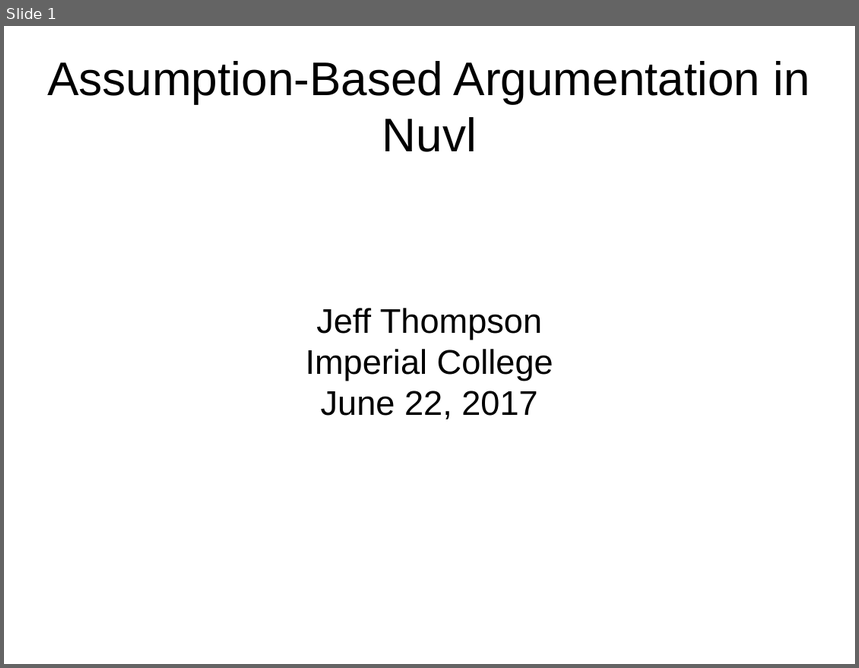
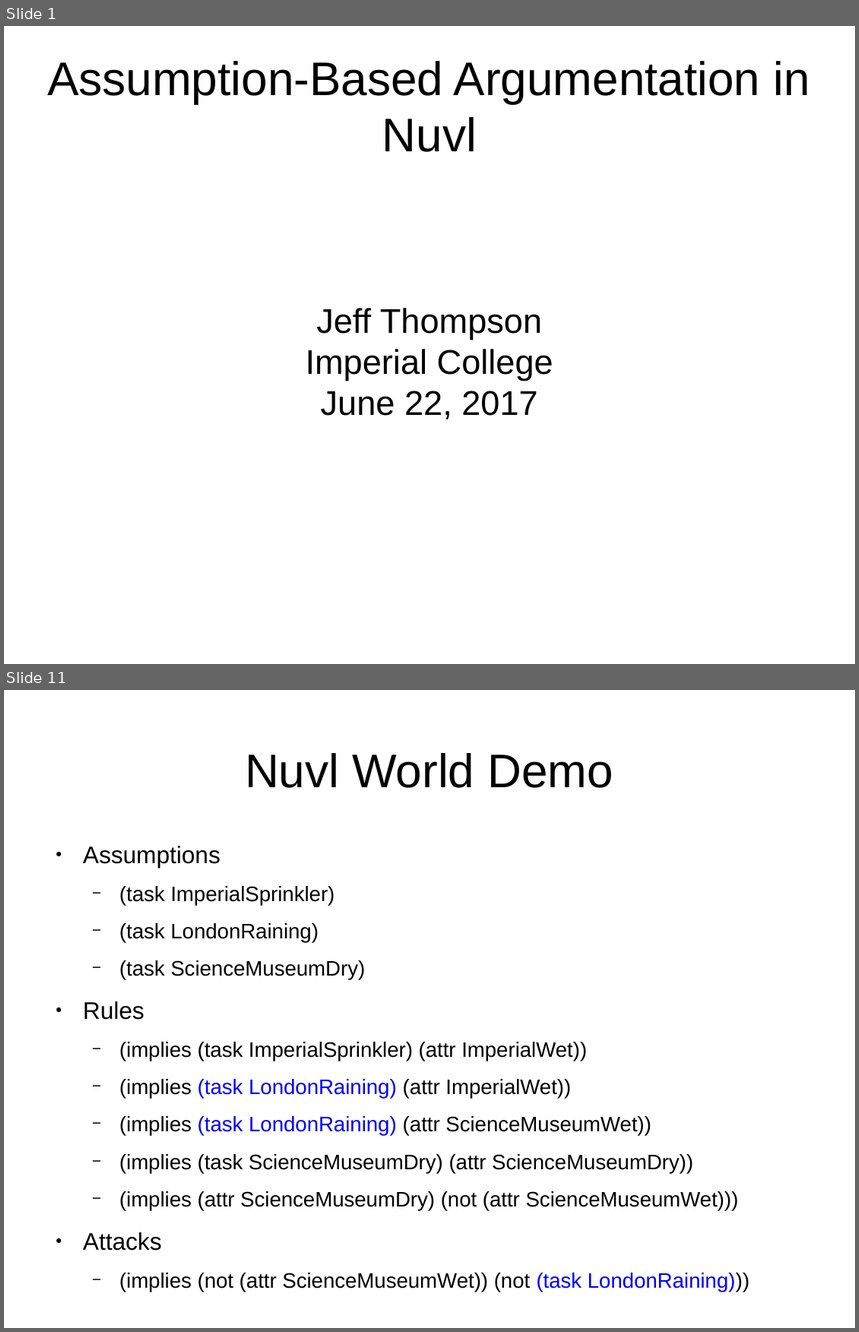
Before and after one commit to jefft0/nuvlworld, a slide deck: doc/Argumentation in Nuvl.odp. Shown one above the other, each under a label of ours: slide 1 before the commit, slides 1 and 11 after it; the slides between them are not shown. The pictures are 859x668 and 859x1332 pixels, drawn with LibreOffice and Linux fonts; fonts in the diff are those of the drawing. Boxes give left, top, right and bottom in pixels: in the first picture for what was removed or moved away, otherwise in the second. Text is boxed around its words. In the diff, an @@ line names an element or a change of style, - is before the commit and + after.

Commit message:
doc: First draft of Argumentation in Nuvl presentation.

```diff
--- a/doc/Argumentation in Nuvl.odp
+++ b/doc/Argumentation in Nuvl.odp
@@ slide 11 added at box(4, 690, 855, 1328), background #FFFFFF @@
@@ title added at box(245, 753, 614, 788), 44 pt, text #000000 @@
+Nuvl World Demo
@@ text added at box(83, 846, 750, 1292), 19.6 pt, text #000000 @@
+● Assumptions
+  − (task ImperialSprinkler)
+  − (task LondonRaining)
+  − (task ScienceMuseumDry)
+● Rules
+  − (implies (task ImperialSprinkler) (attr ImperialWet))
+  − (implies (task LondonRaining) (attr ImperialWet))
+  − (implies (task LondonRaining) (attr ScienceMuseumWet))
+  − (implies (task ScienceMuseumDry) (attr ScienceMuseumDry))
+  − (implies (attr ScienceMuseumDry) (not (attr ScienceMuseumWet)))
+● Attacks
+  − (implies (not (attr ScienceMuseumWet)) (not (task LondonRaining)))
```
Also in this commit, not shown: 3 slides changed, 7 other slides added, 4 slides removed.
